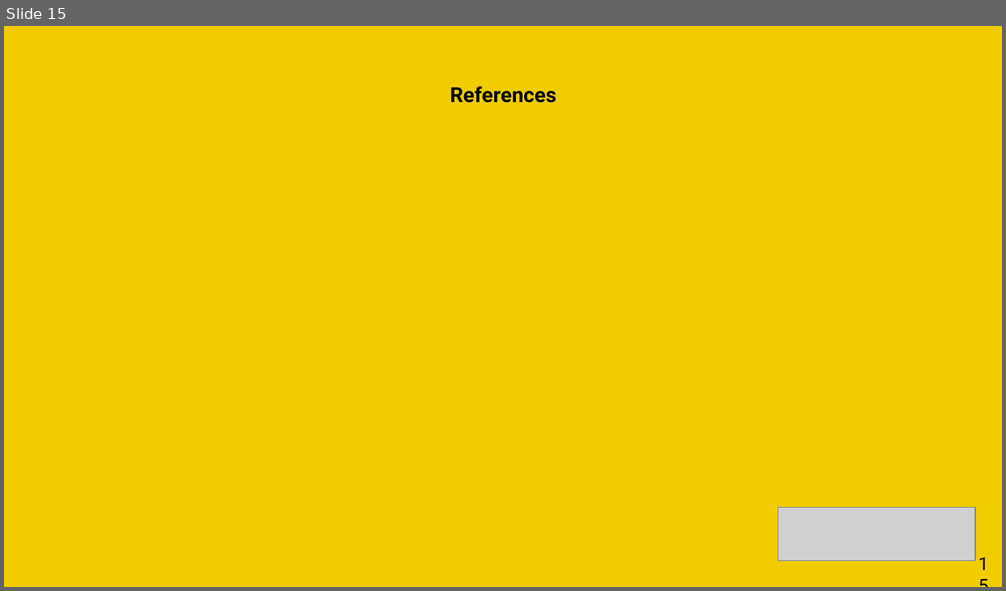
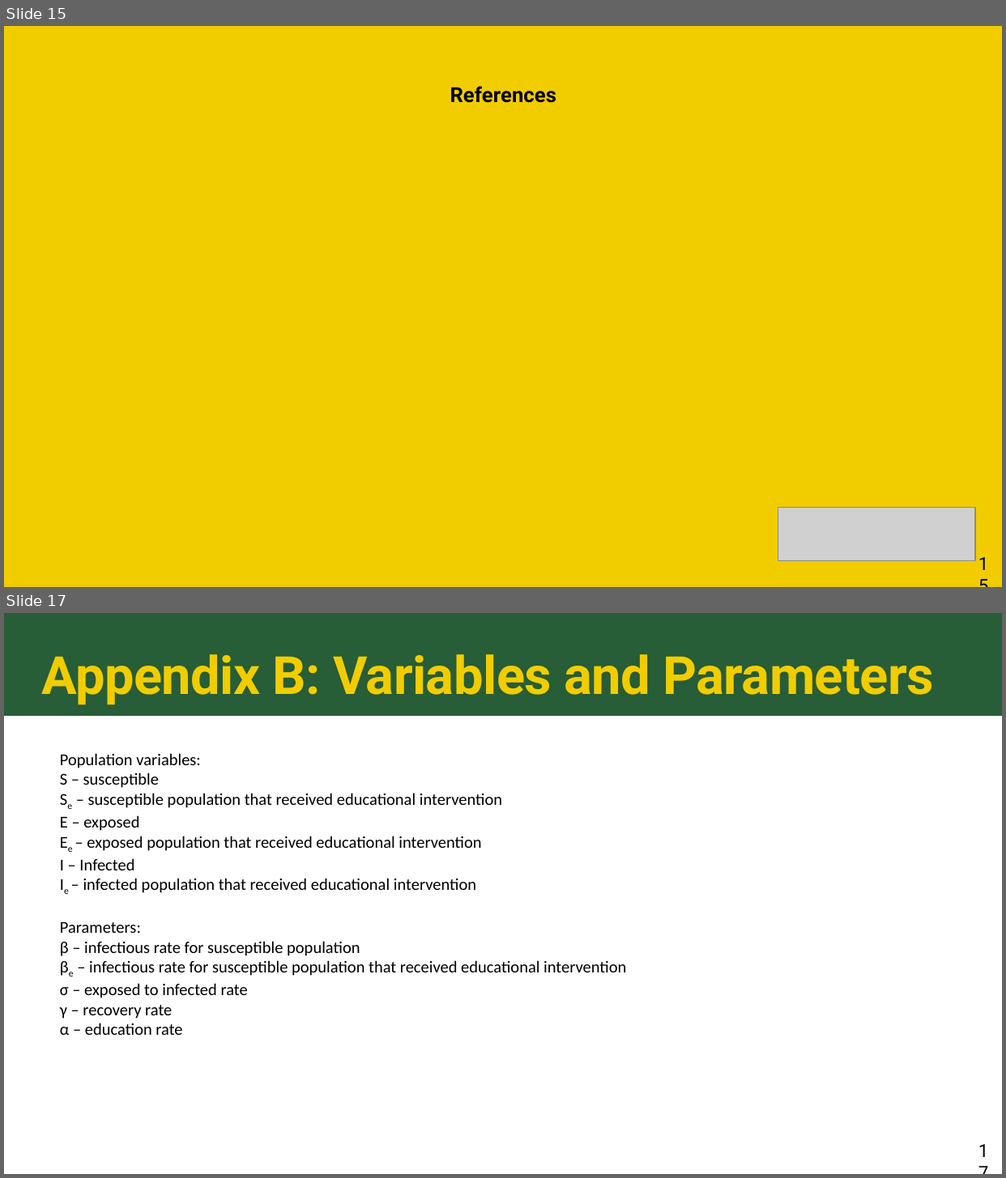
Before and after one commit to colbychristian/mpox_sier, a slide deck: Mpox_education_PPT.pptx. Shown one above the other, each under a label of ours: slide 15 before the commit, slides 15 and 17 after it; the slides between them are not shown. The pictures are 1006x591 and 1006x1178 pixels, drawn with LibreOffice and Linux fonts; fonts in the diff are those of the drawing; grey boxes stand for pictures. Boxes give left, top, right and bottom in pixels: in the first picture for what was removed or moved away, otherwise in the second. Text is boxed around its words. In the diff, an @@ line names an element or a change of style, - is before the commit and + after.

Commit message:
New ppt, added technical appendix

```diff
--- a/Mpox_education_PPT.pptx
+++ b/Mpox_education_PPT.pptx
@@ slide 17 added at [4,613,1002,1174], background #FFFFFF @@
@@ freeform shape added at [4,613,1002,716], fill #275D37 @@
@@ title added at [41,654,934,705], 38 pt, text #F1CD00, bold @@
+Appendix B: Variables and Parameters
@@ text added at [60,753,626,1035], 12 pt, text #000000 @@
+Population variables:
+S – susceptible
+Se – susceptible population that received educational intervention
+E – exposed
+Ee – exposed population that received educational intervention
+I – Infected
+Ie – infected population that received educational intervention
+Parameters:
+β – infectious rate for susceptible population
+βe – infectious rate for susceptible population that received educational intervention
+σ – exposed to infected rate
+γ – recovery rate
+α – education rate
@@ page number added at [974,1139,992,1164], 13 pt, text #000000 @@
+17
```
Also in this commit, not shown: 3 slides changed, 3 other slides added, 1 slide removed.
